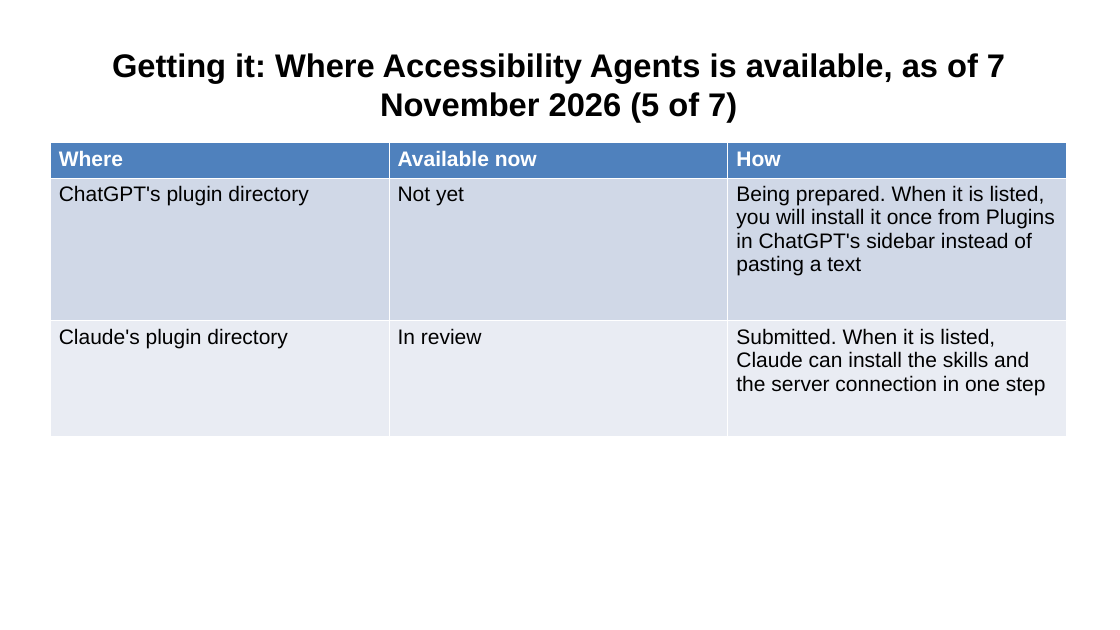
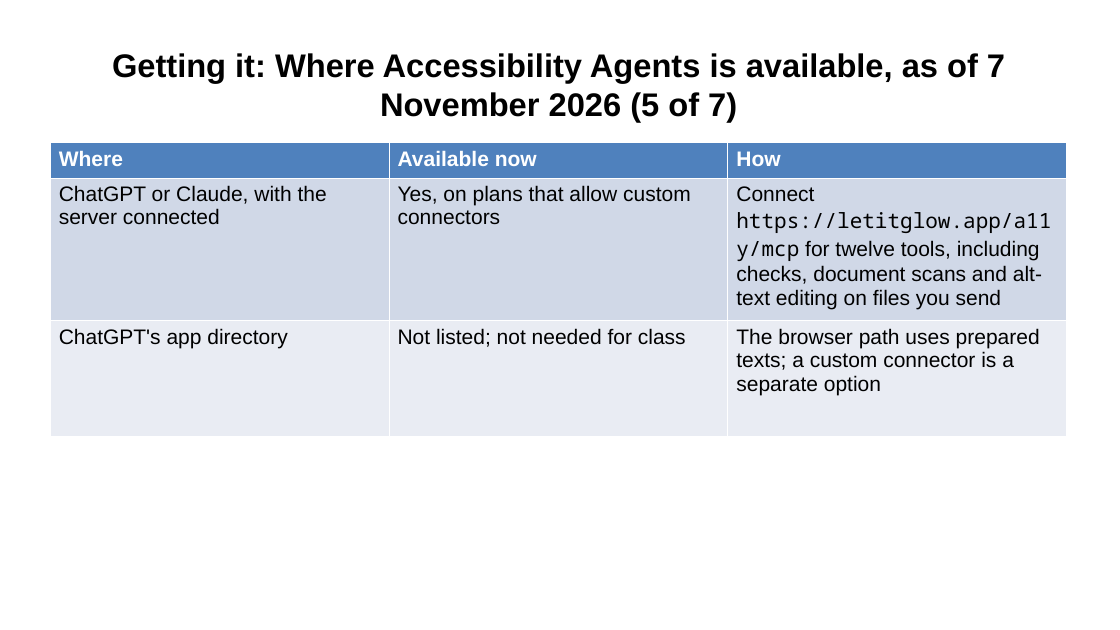
Before and after one commit to Community-Access/glow, a slide deck: slide 25 of docs/ahg-2026/kit/accessibility-agents.pptx. Drawn at 1120x630 pixels with LibreOffice and Linux fonts; fonts in the diff are those of the drawing. Boxes give left, top, right and bottom in pixels: in the first picture for what was removed or moved away, otherwise in the second. Text is boxed around its words. In the diff, an @@ line names an element or a change of style, - is before the commit and + after.

Commit message:
Publish accurate AHG and Accessibility Agents content
Admin merge authorized by repository owner; all required CI checks passed.

```diff
--- a/docs/ahg-2026/kit/accessibility-agents.pptx
+++ b/docs/ahg-2026/kit/accessibility-agents.pptx
@@ table at (x1=50, y1=143, x2=1066, y2=437) @@
-row 2: ChatGPT's plugin directory | Not yet | Being prepared. When it is listed, you will install it once from Plugins in ChatGPT's sidebar instead of pasting a text
+row 2: ChatGPT or Claude, with the server connected | Yes, on plans that allow custom connectors | Connect https://letitglow.app/a11y/mcp for twelve tools, including checks, document scans and alt-text editing on files you send
-row 3: Claude's plugin directory | In review | Submitted. When it is listed, Claude can install the skills and the server connection in one step
+row 3: ChatGPT's app directory | Not listed; not needed for class | The browser path uses prepared texts; a custom connector is a separate option
```
Also in this commit, not shown: 10 other slides changed, 1 slide added, 1 slide removed, 18 other files.
